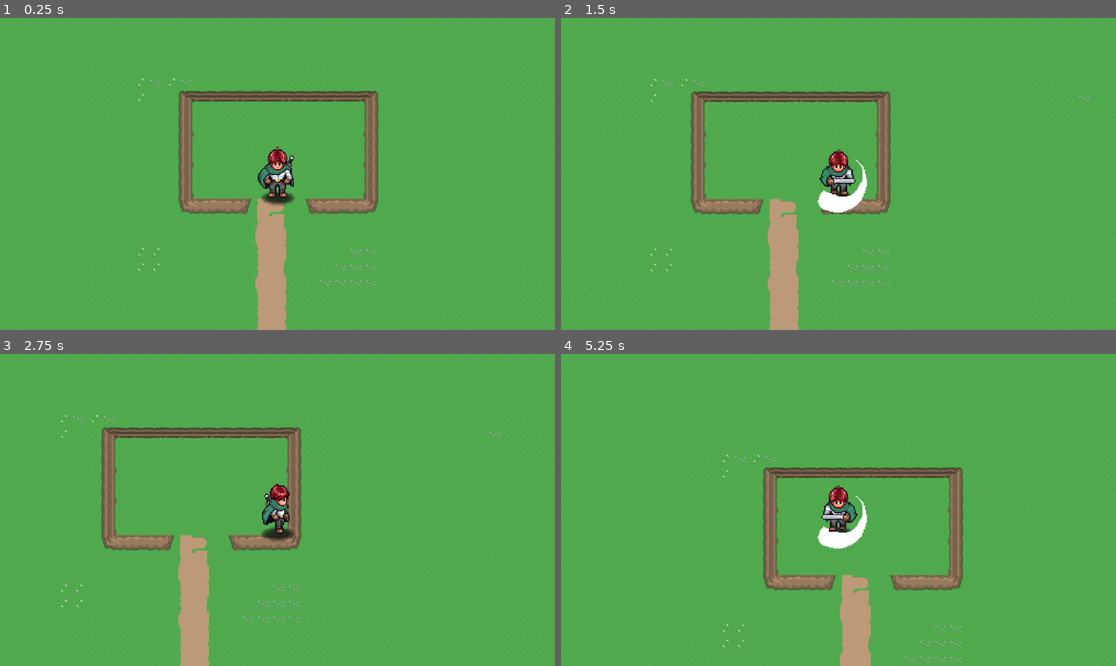
Above: before the commit, frames 1-4 (two rows, left to right).
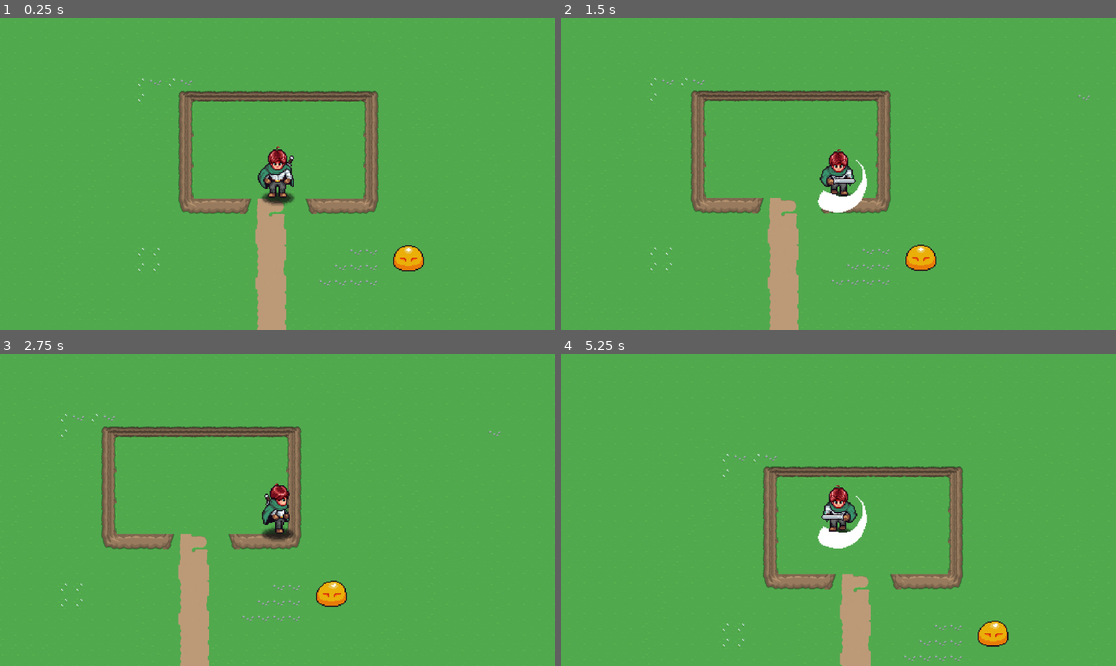
Above: after the commit, the same moments.

Repository: venkateshsivapragash28/Godot-Learn
Game: Godot game, scene res://playground.tscn
The game is run twice, just before and just after one commit, with the same random seed, the same clock (stepped at 60 frames per second) and the same inputs.
Inputs (mouse positions are in pixels of both pictures, inside the frame that each line leads up to):
- Up to frame 1 (0.25 s): no input
- Up to frame 2 (1.5 s): move the mouse to (960, 158) at 0.52 s; hold D (right) 0.53-1.28 s; click (960, 158) at 0.6 s; move the mouse to (727, 189) at 1.27 s; hold S (down) from 1.28 s (still down); click (727, 189) at 1.35 s
- Up to frame 3 (2.75 s): move the mouse to (333, 441) at 2.02 s; release S (down) at 2.03 s; hold D (right) from 2.03 s (still down); click (333, 441) at 2.1 s
- Up to frame 4 (5.25 s): move the mouse to (810, 572) at 2.77 s; release D (right) at 2.78 s; hold W (up) 2.78-3.53 s; click (810, 572) at 2.85 s; move the mouse to (1005, 556) at 3.52 s; hold A (left) 3.53-5.03 s; click (1005, 556) at 3.6 s; move the mouse to (672, 463) at 4.27 s; click (672, 463) at 4.35 s; move the mouse to (866, 510) at 5.02 s; hold S (down) from 5.03 s (still down); click (866, 510) at 5.1 s

The runs differ from the first frame. In frame 1, 0.4% of the frame differs, in the area x 70-77%, y 72-82%; in frame 2, 1.9%; in frame 3, 1.9%, in the area x 11-91%, y 19-100%; in frame 4, 1.9%.

Commit message:
added my first ever reactive enemy, the slime

Diff:
--- /dev/null
+++ b/Enemies/Slime/Slime.tscn
@@ -0,0 +1,241 @@
+[gd_scene format=3 uid="uid://21t22vjvneei"]
+
+[ext_resource type="Texture2D" uid="uid://qwfnb1bkvnpa" path="res://Enemies/Slime/sprites/Slime.png" id="1_hsbk2"]
+
+[sub_resource type="CircleShape2D" id="CircleShape2D_hsbk2"]
+radius = 31.06445
+
+[sub_resource type="Animation" id="Animation_0ae7n"]
+length = 0.001
+tracks/0/type = "value"
+tracks/0/imported = false
+tracks/0/enabled = true
+tracks/0/path = NodePath("SlimeSprite2D:frame")
+tracks/0/interp = 1
+tracks/0/loop_wrap = true
+tracks/0/keys = {
+"times": PackedFloat32Array(0),
+"transitions": PackedFloat32Array(1),
+"update": 1,
+"values": [0]
+}
+
+[sub_resource type="Animation" id="Animation_wyclx"]
+resource_name = "attack_down"
+length = 0.4
+loop_mode = 2
+tracks/0/type = "value"
+tracks/0/imported = false
+tracks/0/enabled = true
+tracks/0/path = NodePath("SlimeSprite2D:frame")
+tracks/0/interp = 1
+tracks/0/loop_wrap = true
+tracks/0/keys = {
+"times": PackedFloat32Array(0, 0.4),
+"transitions": PackedFloat32Array(1, 1),
+"update": 0,
+"values": [18, 20]
+}
+
+[sub_resource type="Animation" id="Animation_suwpu"]
+resource_name = "attack_side"
+length = 0.4
+loop_mode = 2
+tracks/0/type = "value"
+tracks/0/imported = false
+tracks/0/enabled = true
+tracks/0/path = NodePath("SlimeSprite2D:frame")
+tracks/0/interp = 1
+tracks/0/loop_wrap = true
+tracks/0/keys = {
+"times": PackedFloat32Array(0, 0.4),
+"transitions": PackedFloat32Array(1, 1),
+"update": 0,
+"values": [24, 26]
+}
+
+[sub_resource type="Animation" id="Animation_5fs0k"]
+resource_name = "attack_up"
+length = 0.4
+loop_mode = 2
+tracks/0/type = "value"
+tracks/0/imported = false
+tracks/0/enabled = true
+tracks/0/path = NodePath("SlimeSprite2D:frame")
+tracks/0/interp = 1
+tracks/0/loop_wrap = true
+tracks/0/keys = {
+"times": PackedFloat32Array(0, 0.4),
+"transitions": PackedFloat32Array(1, 1),
+"update": 0,
+"values": [21, 23]
+}
+
+[sub_resource type="Animation" id="Animation_mjfjn"]
+resource_name = "idle_down"
+length = 0.4
+loop_mode = 2
+tracks/0/type = "value"
+tracks/0/imported = false
+tracks/0/enabled = true
+tracks/0/path = NodePath("SlimeSprite2D:frame")
+tracks/0/interp = 1
+tracks/0/loop_wrap = true
+tracks/0/keys = {
+"times": PackedFloat32Array(0, 0.4),
+"transitions": PackedFloat32Array(1, 1),
+"update": 0,
+"values": [0, 2]
+}
+
+[sub_resource type="Animation" id="Animation_qsqqn"]
+resource_name = "idle_side"
+length = 0.4
+loop_mode = 2
+tracks/0/type = "value"
+tracks/0/imported = false
+tracks/0/enabled = true
+tracks/0/path = NodePath("SlimeSprite2D:frame")
+tracks/0/interp = 1
+tracks/0/loop_wrap = true
+tracks/0/keys = {
+"times": PackedFloat32Array(0, 0.4),
+"transitions": PackedFloat32Array(1, 1),
+"update": 0,
+"values": [6, 8]
+}
+
+[sub_resource type="Animation" id="Animation_2osmb"]
+resource_name = "idle_up"
+length = 0.4
+loop_mode = 2
+tracks/0/type = "value"
+tracks/0/imported = false
+tracks/0/enabled = true
+tracks/0/path = NodePath("SlimeSprite2D:frame")
+tracks/0/interp = 1
+tracks/0/loop_wrap = true
+tracks/0/keys = {
+"times": PackedFloat32Array(0, 0.4),
+"transitions": PackedFloat32Array(1, 1),
+"update": 0,
+"values": [3, 5]
+}
+
+[sub_resource type="Animation" id="Animation_puctb"]
+resource_name = "walk_down"
+length = 0.4
+loop_mode = 2
+tracks/0/type = "value"
+tracks/0/imported = false
+tracks/0/enabled = true
+tracks/0/path = NodePath("SlimeSprite2D:frame")
+tracks/0/interp = 1
+tracks/0/loop_wrap = true
+tracks/0/keys = {
+"times": PackedFloat32Array(0, 0.4),
+"transitions": PackedFloat32Array(1, 1),
+"update": 0,
+"values": [9, 11]
+}
+
+[sub_resource type="Animation" id="Animation_dkpye"]
+resource_name = "walk_side"
+length = 0.4
+loop_mode = 2
+tracks/0/type = "value"
+tracks/0/imported = false
+tracks/0/enabled = true
+tracks/0/path = NodePath("SlimeSprite2D:frame")
+tracks/0/interp = 1
+tracks/0/loop_wrap = true
+tracks/0/keys = {
+"times": PackedFloat32Array(0, 0.4),
+"transitions": PackedFloat32Array(1, 1),
+"update": 0,
+"values": [15, 17]
+}
+
+[sub_resource type="Animation" id="Animation_3of0s"]
+resource_name = "walk_up"
+length = 0.4
+loop_mode = 2
+tracks/0/type = "value"
+tracks/0/imported = false
+tracks/0/enabled = true
+tracks/0/path = NodePath("SlimeSprite2D:frame")
+tracks/0/interp = 1
+tracks/0/loop_wrap = true
+tracks/0/keys = {
+"times": PackedFloat32Array(0, 0.4),
+"transitions": PackedFloat32Array(1, 1),
+"update": 0,
+"values": [12, 14]
+}
+
+[sub_resource type="AnimationLibrary" id="AnimationLibrary_suwpu"]
+_data = {
+&"RESET": SubResource("Animation_0ae7n"),
+&"attack_down": SubResource("Animation_wyclx"),
+&"attack_side": SubResource("Animation_suwpu"),
+&"attack_up": SubResource("Animation_5fs0k"),
+&"idle_down": SubResource("Animation_mjfjn"),
+&"idle_side": SubResource("Animation_qsqqn"),
+&"idle_up": SubResource("Animation_2osmb"),
+&"walk_down": SubResource("Animation_puctb"),
+&"walk_side": SubResource("Animation_dkpye"),
+&"walk_up": SubResource("Animation_3of0s")
+}
+
+[sub_resource type="CircleShape2D" id="CircleShape2D_0ae7n"]
+radius = 31.400637
+
+[sub_resource type="CapsuleShape2D" id="CapsuleShape2D_hsbk2"]
+radius = 28.0
+height = 58.0
+
+[sub_resource type="CircleShape2D" id="CircleShape2D_mjfjn"]
+radius = 395.00125
+
+[node name="Slime" type="CharacterBody2D" unique_id=1758199648]
+position = Vector2(1, -26)
+collision_layer = 256
+collision_mask = 16
+
+[node name="SlimeSprite2D" type="Sprite2D" parent="." unique_id=1816161976]
+position = Vector2(0, -27)
+scale = Vector2(2.2745361, 2.1523438)
+texture = ExtResource("1_hsbk2")
+hframes = 16
+vframes = 2
+
+[node name="CollisionShape2D" type="CollisionShape2D" parent="." unique_id=1988802919]
+visible = false
+shape = SubResource("CircleShape2D_hsbk2")
+
+[node name="AnimationPlayer" type="AnimationPlayer" parent="." unique_id=1992239893]
+libraries/ = SubResource("AnimationLibrary_suwpu")
+autoplay = &"idle_down"
+
+[node name="HurtBox" type="Area2D" parent="." unique_id=1877751370]
+collision_layer = 512
+collision_mask = 4
+monitoring = false
+
+[node name="CollisionShape2D" type="CollisionShape2D" parent="HurtBox" unique_id=27322573]
+visible = false
+shape = SubResource("CircleShape2D_0ae7n")
+
+[node name="HitBox" type="Area2D" parent="." unique_id=1292890543]
+collision_layer = 1024
+collision_mask = 2
+monitorable = false
+
+[node name="CollisionShape2D" type="CollisionShape2D" parent="HitBox" unique_id=2047940744]
+shape = SubResource("CapsuleShape2D_hsbk2")
+
+[node name="DirectionRange" type="Area2D" parent="." unique_id=1534121429]
+
+[node name="CollisionShape2D" type="CollisionShape2D" parent="DirectionRange" unique_id=1376606148]
+visible = false
+shape = SubResource("CircleShape2D_mjfjn")
--- a/Player/Scripts/AttackState.gd
+++ b/Player/Scripts/AttackState.gd
@@ -12,7 +12,7 @@
 		_play_attack_fx()
 
 		var anim_name = "attack_" + player.last_direction
-		var anim_player = player.get_node_or_null("AnimationPlayer")
+		var anim_player = player.get_node_or_null("PlayerAnimation")
 		if anim_player:
 			anim_player.play(anim_name)
 
@@ -21,7 +21,7 @@
 
 func exit():
 	if player:
-		var anim_player = player.get_node_or_null("AnimationPlayer")
+		var anim_player = player.get_node_or_null("PlayerAnimation")
 		if anim_player:
 			if anim_player.animation_finished.is_connected(_on_animation_finished):
 				anim_player.animation_finished.disconnect(_on_animation_finished)
@@ -40,11 +40,7 @@
 	return ""
 
 func _play_attack_sound():
-	var sword_woosh = player.get_node_or_null("Audio/SordWoosh")
-	if sword_woosh == null:
-		sword_woosh = player.get_node_or_null("Audio/SwordWoosh")
-	if sword_woosh == null:
-		sword_woosh = player.get_node_or_null("Audio/AttackAudio")
+	var sword_woosh = player.get_node_or_null("PlayerAudio/SordWoosh")
 	if sword_woosh:
 		sword_woosh.play()
 
@@ -78,10 +74,7 @@
 		attack_fx.visible = false
 
 func _get_attack_fx():
-	var attack_fx = player.get_node_or_null("Sprite2D/AttackSprite")
-	if attack_fx == null:
-		attack_fx = player.get_node_or_null("Sprite2D/AttackFX")
-	return attack_fx
+	return player.get_node_or_null("PlayerSprite2D/AttackSprite")
 
 func _get_attack_fx_start_frame() -> int:
 	if player.last_direction == "up":
--- a/Player/Scripts/IdleState.gd
+++ b/Player/Scripts/IdleState.gd
@@ -3,18 +3,18 @@
 func enter():
 	player.velocity = Vector2.ZERO
 	# Hide attack effects when idle
-	var attack_fx = player.get_node_or_null("Sprite2D/AttackFX")
+	var attack_fx = player.get_node_or_null("PlayerSprite2D/AttackSprite")
 	if attack_fx:
 		attack_fx.visible = false
 	# You'd call your animation logic here
-	var anim_player = player.get_node_or_null("AnimationPlayer")
+	var anim_player = player.get_node_or_null("PlayerAnimation")
 	if anim_player:
 		anim_player.play("idle_" + player.last_direction)
 
 func update(_delta):
 	var input_dir = Input.get_vector("left", "right", "up", "down")
 	if input_dir != Vector2.ZERO:
-		return "Walk" # Tells StateMachine to switch to the Walk node
+		return "Walk"
 	if Input.is_action_just_pressed("attack"):
 		return "Attack"
 	return ""
--- a/Player/Scripts/WalkState.gd
+++ b/Player/Scripts/WalkState.gd
@@ -2,7 +2,7 @@
 
 func enter():
 	# Hide attack effects when walking
-	var attack_fx = player.get_node_or_null("Sprite2D/AttackFX")
+	var attack_fx = player.get_node_or_null("PlayerSprite2D/AttackSprite")
 	if attack_fx:
 		attack_fx.visible = false
 
--- a/Player/Scripts/player.gd
+++ b/Player/Scripts/player.gd
@@ -1,8 +1,8 @@
 class_name Player extends CharacterBody2D
 
-@onready var anim = $AnimationPlayer
-@onready var sprite = $Sprite2D # Or whatever your sprite node is named
-@onready var state_machine = $StateMachine
+@onready var anim = $PlayerAnimation
+@onready var sprite = $PlayerSprite2D
+@onready var state_machine = $PlayerFSM
 
 var move_speed : float = 200.0 # 500 is very fast for pixel art!
 
@@ -30,6 +30,6 @@
 				sprite.flip_h = (dir.x < 0)
 
 	# Only play if changed
-	var anim_player = get_node_or_null("AnimationPlayer")
+	var anim_player = get_node_or_null("PlayerAnimation")
 	if anim_player and anim_player.current_animation != anim_to_play:
 		anim_player.play(anim_to_play)
--- a/Player/player.tscn
+++ b/Player/player.tscn
@@ -264,58 +264,80 @@
 &"walk_up": SubResource("Animation_od3ui")
 }
 
+[sub_resource type="CapsuleShape2D" id="CapsuleShape2D_00tjw"]
+radius = 23.0
+height = 102.0
+
 [node name="Player" type="CharacterBody2D" unique_id=1012026000]
+position = Vector2(0, -51)
 collision_mask = 16
 motion_mode = 1
 wall_min_slide_angle = 0.3700098
 script = ExtResource("1_4ntmi")
 
 [node name="CollisionShape2D" type="CollisionShape2D" parent="." unique_id=407148186]
-position = Vector2(1, 35)
+visible = false
+position = Vector2(1, 33)
 shape = SubResource("CapsuleShape2D_k53q1")
 
-[node name="Sprite2D" type="Sprite2D" parent="." unique_id=1813621994]
+[node name="PlayerSprite2D" type="Sprite2D" parent="." unique_id=1813621994]
 scale = Vector2(2.275, 2.234375)
 texture = ExtResource("2_k53q1")
 hframes = 16
 vframes = 3
 
-[node name="ShadowSprite" type="Sprite2D" parent="Sprite2D" unique_id=596181302]
+[node name="ShadowSprite" type="Sprite2D" parent="PlayerSprite2D" unique_id=596181302]
 modulate = Color(0.056291588, 0.056291603, 0.056291573, 0.7921569)
 show_behind_parent = true
 position = Vector2(0.4395604, 21.930069)
 texture = ExtResource("4_00tjw")
 
-[node name="AttackSprite" type="Sprite2D" parent="Sprite2D" unique_id=1837620146]
+[node name="AttackSprite" type="Sprite2D" parent="PlayerSprite2D" unique_id=1837620146]
 visible = false
 show_behind_parent = true
 position = Vector2(10, 0)
 texture = ExtResource("3_vtle1")
 hframes = 12
 
-[node name="AttackAnimation" type="AnimationPlayer" parent="Sprite2D/AttackSprite" unique_id=355337194]
+[node name="AttackAnimation" type="AnimationPlayer" parent="PlayerSprite2D/AttackSprite" unique_id=355337194]
 libraries/ = SubResource("AnimationLibrary_lfmf2")
 
-[node name="AnimationPlayer" type="AnimationPlayer" parent="." unique_id=864978822]
-root_node = NodePath("../Sprite2D")
+[node name="PlayerAnimation" type="AnimationPlayer" parent="." unique_id=864978822]
+root_node = NodePath("../PlayerSprite2D")
 libraries/ = SubResource("AnimationLibrary_fhl08")
 
-[node name="StateMachine" type="Node" parent="." unique_id=324280901]
+[node name="PlayerFSM" type="Node" parent="." unique_id=324280901]
 script = ExtResource("3_k53q1")
 initial_state = NodePath("Idle")
 
-[node name="Idle" type="Node" parent="StateMachine" unique_id=687553708]
+[node name="Idle" type="Node" parent="PlayerFSM" unique_id=687553708]
 script = ExtResource("4_fhl08")
 
-[node name="Walk" type="Node" parent="StateMachine" unique_id=885121278]
+[node name="Walk" type="Node" parent="PlayerFSM" unique_id=885121278]
 script = ExtResource("5_vtle1")
 
-[node name="Attack" type="Node" parent="StateMachine" unique_id=1063521609]
+[node name="Attack" type="Node" parent="PlayerFSM" unique_id=1063521609]
 script = ExtResource("6_attack")
 
-[node name="Camera2D" type="Camera2D" parent="." unique_id=164801099]
-
-[node name="Audio" type="Node" parent="." unique_id=995360543]
-
-[node name="SordWoosh" type="AudioStreamPlayer2D" parent="Audio" unique_id=1264320431]
+[node name="PlayerCamera2D" type="Camera2D" parent="." unique_id=164801099]
+
+[node name="PlayerAudio" type="Node" parent="." unique_id=995360543]
+
+[node name="SordWoosh" type="AudioStreamPlayer2D" parent="PlayerAudio" unique_id=1264320431]
 stream = ExtResource("8_od3ui")
+
+[node name="PlayerHurtBox" type="Area2D" parent="." unique_id=1010431751]
+visible = false
+collision_layer = 2
+collision_mask = 1024
+monitoring = false
+
+[node name="CollisionShape2D" type="CollisionShape2D" parent="PlayerHurtBox" unique_id=693618575]
+shape = SubResource("CapsuleShape2D_00tjw")
+
+[node name="PlayerHitBox" type="Area2D" parent="PlayerHurtBox" unique_id=913003957]
+collision_layer = 4
+collision_mask = 512
+monitorable = false
+
+[node name="CollisionShape2D" type="CollisionShape2D" parent="PlayerHurtBox/PlayerHitBox" unique_id=1688829960]
--- a/playground.tscn
+++ b/playground.tscn
@@ -2,12 +2,19 @@
 
 [ext_resource type="PackedScene" uid="uid://b4sse476kdci4" path="res://Player/player.tscn" id="1_rupst"]
 [ext_resource type="PackedScene" uid="uid://vk1gceyypjf2" path="res://Tile Maps/Grass-01.tscn" id="2_wt17y"]
+[ext_resource type="PackedScene" uid="uid://21t22vjvneei" path="res://Enemies/Slime/Slime.tscn" id="3_m8u5f"]
 
 [node name="Playground" type="Node2D" unique_id=1652279769]
+y_sort_enabled = true
 
 [node name="Player" parent="." unique_id=1012026000 instance=ExtResource("1_rupst")]
+y_sort_enabled = true
 position = Vector2(583, 332)
 
 [node name="Grass01" parent="." unique_id=1490459683 instance=ExtResource("2_wt17y")]
 position = Vector2(57, 95)
 tile_map_data = PackedByteArray("AAD7//z/AAAAAAAAAAD7//3/AAAAAAAAAAD7//7/AAAAAAAAAAD7////AAAAAAAAAAD7/wAAAAAAAAAAAAD7/w …(109568 unchanged characters)…
+
+[node name="Slime" parent="." unique_id=1758199648 instance=ExtResource("3_m8u5f")]
+y_sort_enabled = true
+position = Vector2(855, 509)
--- a/project.godot
+++ b/project.godot
@@ -46,7 +46,12 @@
 [layer_names]
 
 2d_physics/layer_1="Player"
-2d_physics/layer_5="Walls"
+2d_physics/layer_2="PlayerHurt"
+2d_physics/layer_3="PlayerHit"
+2d_physics/layer_5="World"
+2d_physics/layer_9="Enemy"
+2d_physics/layer_10="EnemyHurt"
+2d_physics/layer_11="EnemyHit"
 
 [physics]
 
Binary file added: Enemies/Slime/sprites/Slime.png
Not shown, added: Enemies/Slime/sprites/Slime.png.import
Not shown, added: Enemies/enemy.txt
